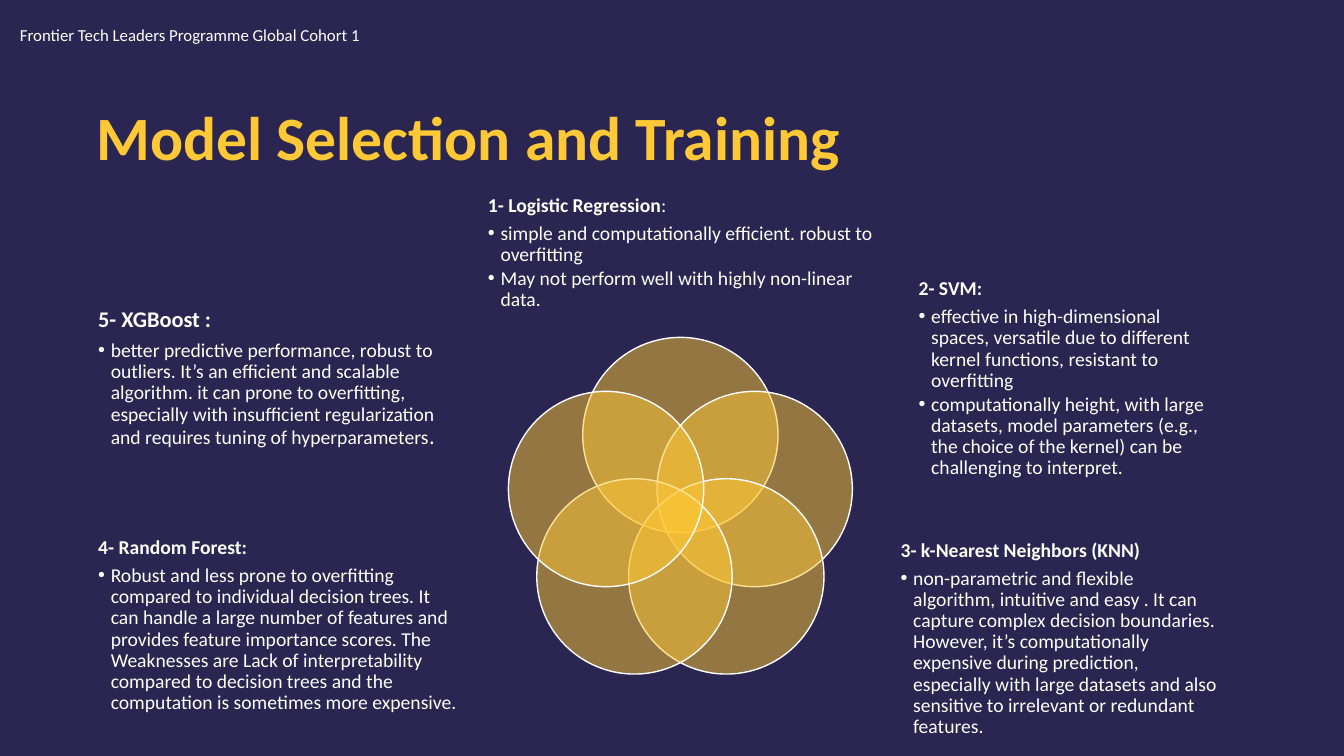
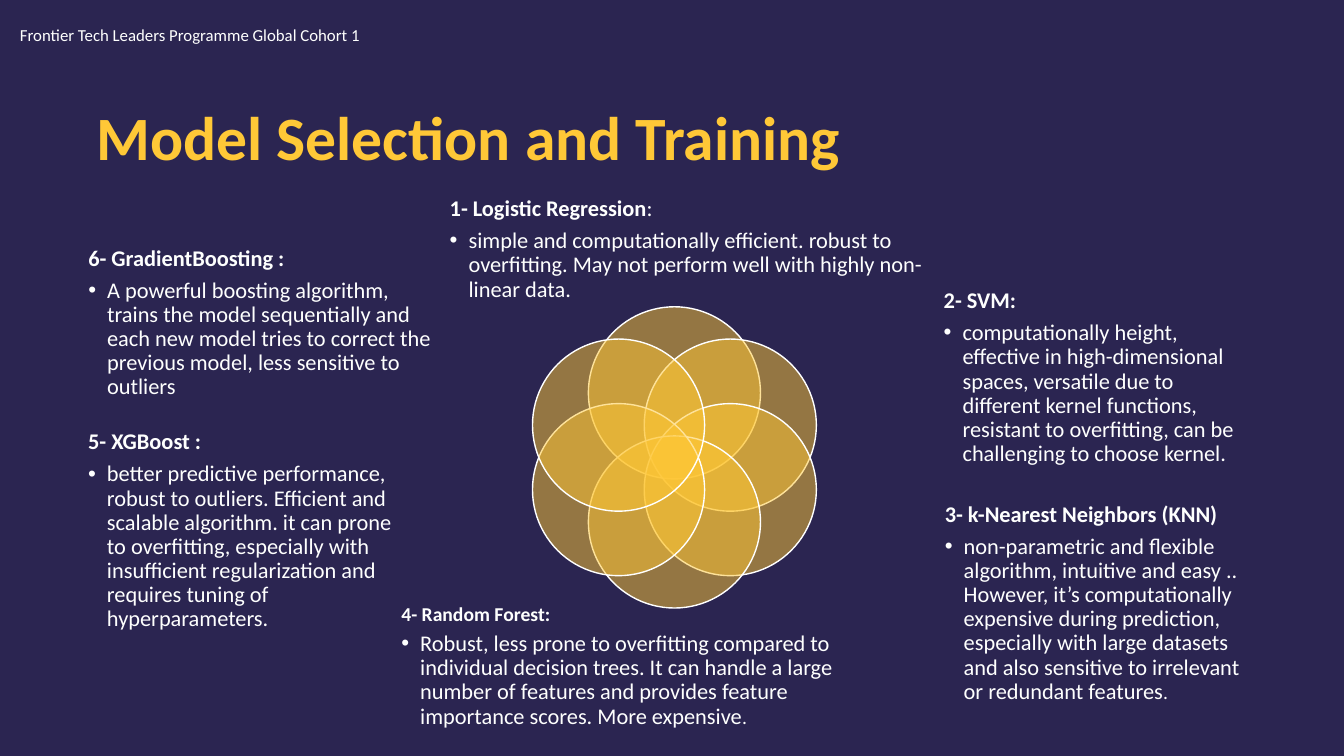
Before and after one commit to edasaruhan/Assingment_ML_kili66, a slide deck: slide 11 of MariamKili_Draft_Presentation.pptx. Drawn at 1344x756 pixels with LibreOffice and Linux fonts; fonts in the diff are those of the drawing; background and template pictures are left out. Boxes give left, top, right and bottom in pixels: in the first picture for what was removed or moved away, otherwise in the second. Text is boxed around its words. In the diff, an @@ line names an element or a change of style, - is before the commit and + after.

```diff
--- a/MariamKili_Draft_Presentation.pptx
+++ b/MariamKili_Draft_Presentation.pptx
@@ text "1- Logistic Regression:" moved from (x1=488, y1=198, x2=872, y2=306) to (x1=450, y1=200, x2=922, y2=297) @@
@@ text at (x1=450, y1=200, x2=652, y2=220): size 14 to 16 pt in "1- Logistic Regression:" @@
@@ text at (x1=469, y1=232, x2=922, y2=297): text changed; size 14 to 16 pt @@
-  • simple and computationally efficient. robust to overfitting
-  • May not perform well with highly non-linear data.
+  • simple and computationally efficient. robust to overfitting. May not perform well with highly non-linear data.
@@ text added at (x1=88, y1=250, x2=430, y2=394), 16 pt, text #FEFFFE @@
+6- GradientBoosting :
+  • A powerful boosting algorithm, trains the model sequentially and each new model tries to correct the previous model, less sensitive to outliers
@@ text "2- SVM:" moved from (x1=919, y1=282, x2=1203, y2=478) to (x1=944, y1=293, x2=1234, y2=465) @@
@@ text at (x1=944, y1=293, x2=1016, y2=308): size 14 to 16 pt in "2- SVM:" @@
@@ ellipse added at (x1=589, y1=307, x2=761, y2=479), fill #FEC736 at 50% opacity, outline #FFFFFF 1 pt @@
@@ text at (x1=963, y1=324, x2=1234, y2=465): text changed; size 14 to 16 pt @@
-  • effective in high-dimensional spaces, versatile due to different kernel functions, resistant to overfitting
-  • computationally height, with large datasets, model parameters (e.g., the choice of the kernel) can be challenging to interpret.
+  • computationally height, effective in high-dimensional spaces, versatile due to different kernel functions, resistant to overfitting, can be challenging to choose kernel.
@@ ellipse resized from (x1=629, y1=479, x2=825, y2=675) to (x1=532, y1=339, x2=705, y2=511) @@
@@ ellipse resized from (x1=583, y1=338, x2=778, y2=533) to (x1=644, y1=339, x2=817, y2=511) @@
@@ ellipse resized from (x1=508, y1=391, x2=704, y2=587) to (x1=532, y1=403, x2=705, y2=576) @@
@@ ellipse resized from (x1=657, y1=391, x2=853, y2=587) to (x1=644, y1=403, x2=817, y2=576) @@
@@ text "5- XGBoost :" moved from (x1=98, y1=312, x2=434, y2=448) to (x1=88, y1=434, x2=391, y2=630) @@
@@ ellipse resized from (x1=537, y1=479, x2=733, y2=675) to (x1=589, y1=436, x2=761, y2=608) @@
@@ text at (x1=107, y1=465, x2=391, y2=630): text changed; size 14 to 16 pt @@
-  • better predictive performance, robust to outliers. It’s an efficient and scalable algorithm. it can prone to overfitting, especially with insufficient regularization and requires tuning of hyperparameters.
+  • better predictive performance, robust to outliers. Efficient and scalable algorithm. it can prone to overfitting, especially with insufficient regularization and requires tuning of hyperparameters.
@@ text "3- k-Nearest Neighbors (KNN)" moved from (x1=901, y1=542, x2=1217, y2=733) to (x1=945, y1=505, x2=1239, y2=699) @@
@@ text at (x1=945, y1=505, x2=1218, y2=526): size 14 to 16 pt in "3- k-Nearest Neighbors (KNN)" @@
@@ text at (x1=964, y1=538, x2=1239, y2=699): text changed; size 14 to 16 pt @@
-  • non-parametric and flexible algorithm, intuitive and easy . It can capture complex decision boundaries. However, it’s computationally expensive during prediction, especially with large datasets and also sensitive to irrelevant or redundant features.
+  • non-parametric and flexible algorithm, intuitive and easy .. However, it’s computationally expensive during prediction, especially with large datasets and also sensitive to irrelevant or redundant features.
@@ text "4- Random Forest:" moved from (x1=98, y1=540, x2=456, y2=712) to (x1=401, y1=607, x2=832, y2=728) @@
@@ text at (x1=420, y1=635, x2=832, y2=728): text changed; size 14 to 16 pt @@
-  • Robust and less prone to overfitting compared to individual decision trees. It can handle a large number of features and provides feature importance scores. The Weaknesses are Lack of interpretability compared to decision trees and the computation is sometimes more expensive.
+  • Robust, less prone to overfitting compared to individual decision trees. It can handle a large number of features and provides feature importance scores. More expensive.
```
Also in this commit, not shown: 13 other slides changed.
